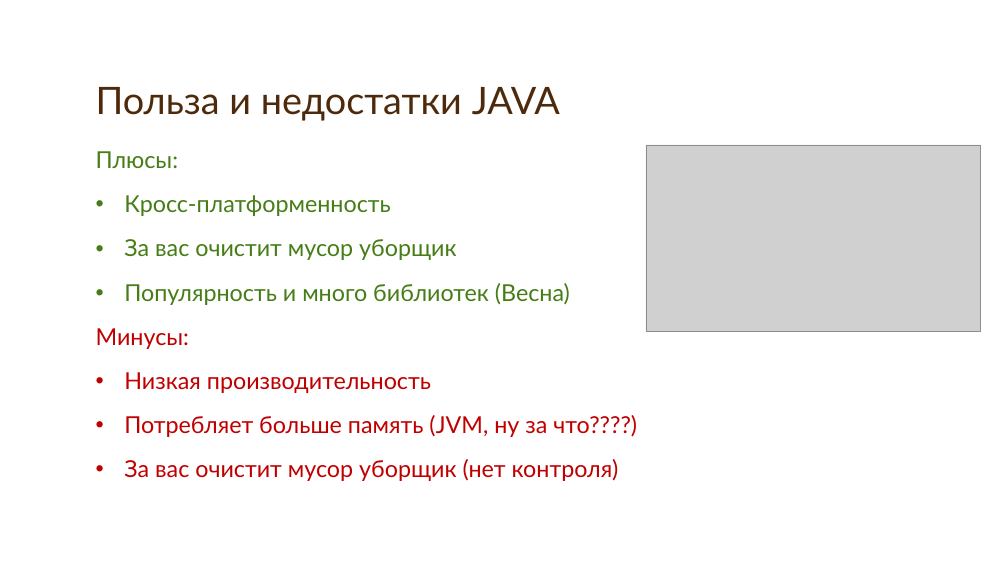
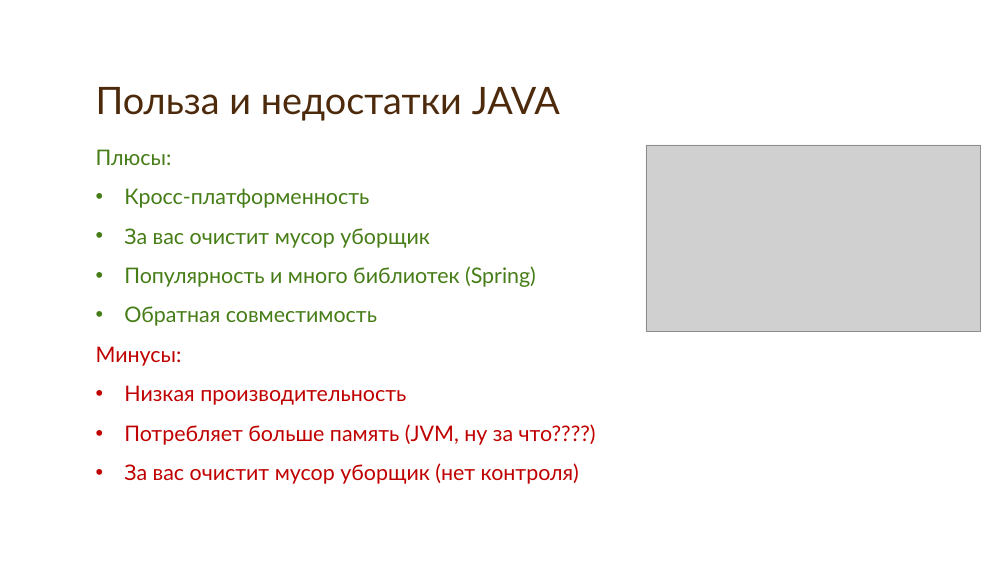
Before and after one commit to SpardaRus/zombieShot, a slide deck: slide 4 of doc/1 Hello World.pptx. Drawn at 1008x567 pixels with LibreOffice and Linux fonts; fonts in the diff are those of the drawing; grey boxes stand for pictures; background and template pictures are left out. Boxes give left, top, right and bottom in pixels: in the first picture for what was removed or moved away, otherwise in the second. Text is boxed around its words. In the diff, an @@ line names an element or a change of style, - is before the commit and + after.

```diff
--- a/doc/1 Hello World.pptx
+++ b/doc/1 Hello World.pptx
@@ text at [96, 149, 596, 484]: size 22.2 to 20.4 pt in "Плюсы:", "Кросс-платформенность", "За вас очистит мусор уборщик", "Минусы:" and 3 more places; line spacing 0.9 to 0.8 @@
@@ text at [124, 266, 536, 326]: text changed; size 22.2 to 20.4 pt @@
-• Популярность и много библиотек (Весна)
+• Популярность и много библиотек (Spring)
+• Обратная совместимость
```
Also in this commit, not shown: 2 other slides changed, 5 slides added.
